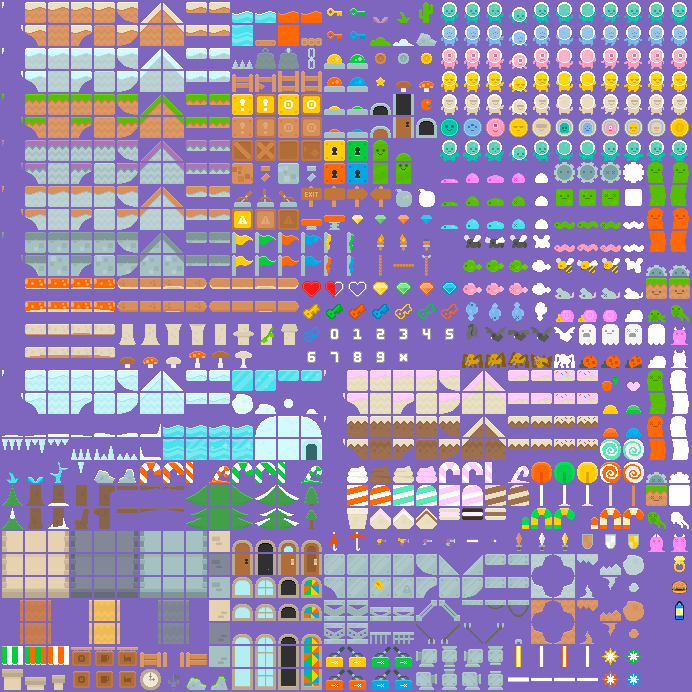
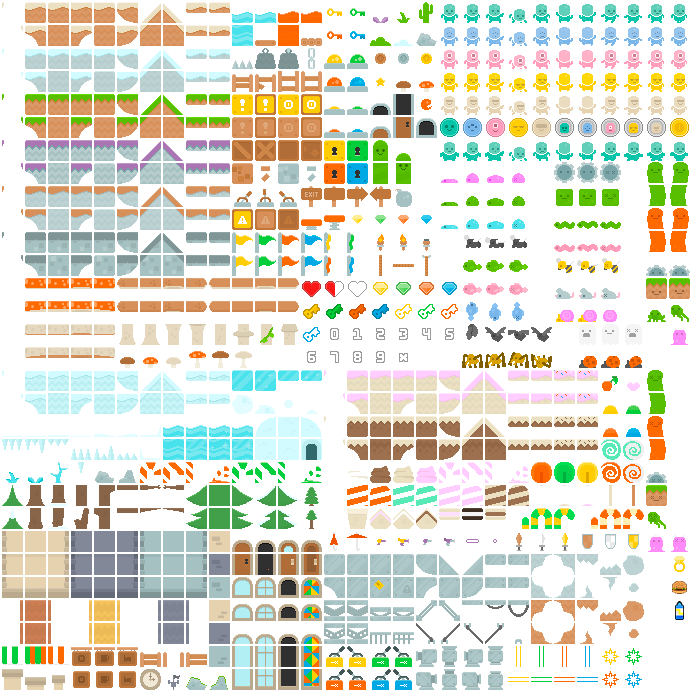
Layer changes from the first 692px x 692px image to the second:
hid "Слой 1" over [0, 0, 692, 692]
